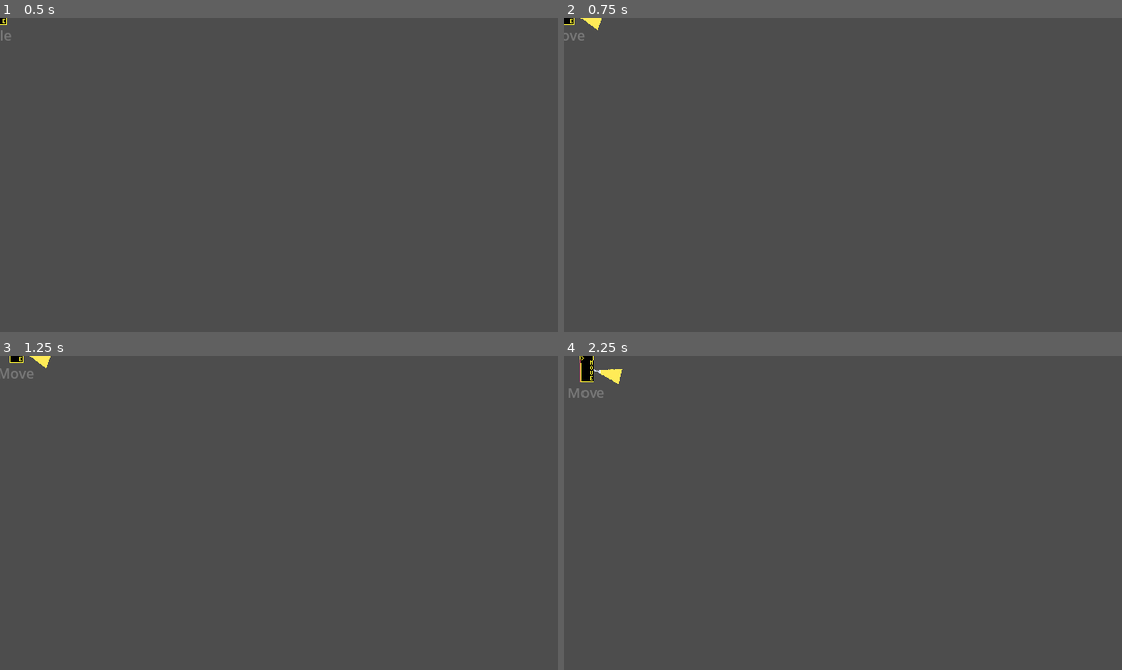
Above: before the commit, frames 1-4 (two rows, left to right).
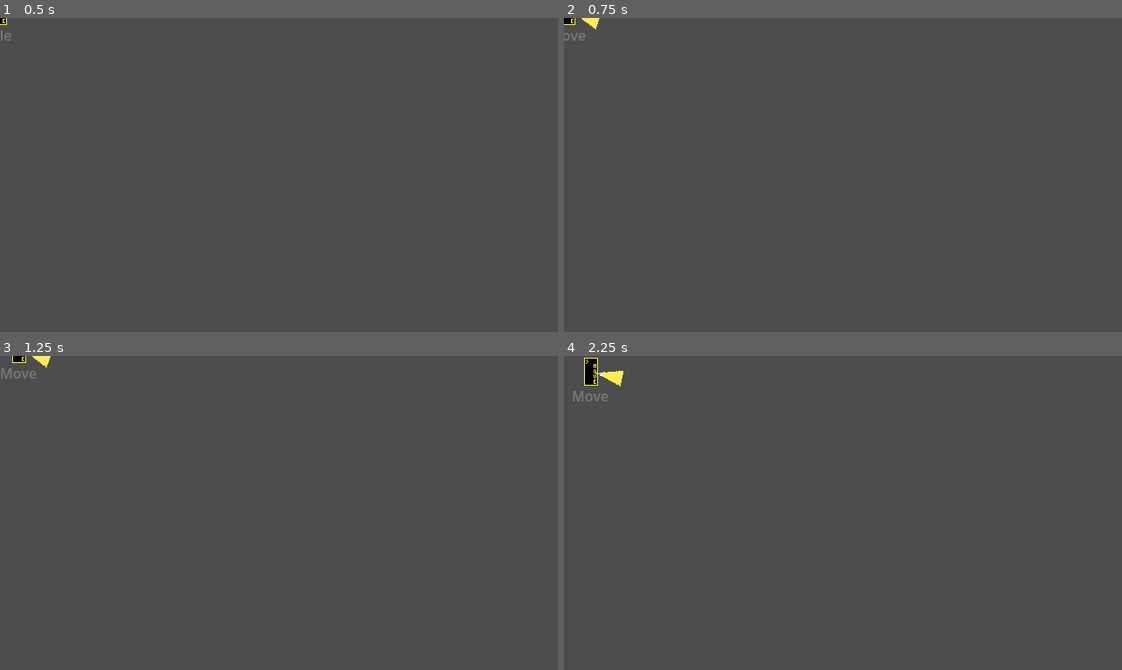
Above: after the commit, the same moments.

Repository: zibetnu/haunting-hijinx
Game: Godot game, scene res://src/player/hunter.tscn
The game is run twice, just before and just after one commit, with the same random seed, the same clock (stepped at 60 frames per second) and the same inputs. This scene is started directly instead of the project's main scene.
Inputs (mouse positions are in pixels of both pictures, inside the frame that each line leads up to):
- Up to frame 1 (0.5 s): no input
- Up to frame 2 (0.75 s): tap Enter at 0.5 s; move the mouse to (965, 159) at 0.52 s; press the mouse at (965, 159) at 0.53 s; hold D (move_right) from 0.53 s (still down)
- Up to frame 3 (1.25 s): keep holding D (move_right)
- Up to frame 4 (2.25 s): move the mouse to (731, 528) at 1.27 s; release D (move_right) at 1.28 s; release the mouse at (731, 528) at 1.28 s; hold S (move_down) 1.28-2.03 s; right-click (731, 528) at 1.35 s; move the mouse to (898, 443) at 2.02 s; press the mouse at (898, 443) at 2.03 s; hold D (move_right) from 2.03 s (still down)

Frame 1 is identical in both runs. In frame 2, less than 0.1% of the frame differs, in the area x 0-7%, y 0-8%; in frame 3, 0.1%; in frame 4, 0.4%, in the area x 0-11%, y 0-15%.

Commit message:
Bring balancing closer to original game

Diff:
--- a/src/drain_area/drain_area.tscn
+++ b/src/drain_area/drain_area.tscn
@@ -38,7 +38,7 @@
 
 [node name="Timer" type="Timer" parent="."]
 process_callback = 0
-wait_time = 2.5
+wait_time = 2.2
 autostart = true
 
 [connection signal="area_entered" from="." to="." method="_on_area_entered"]
--- a/src/player/ability/flashlight/flashlight.gd
+++ b/src/player/ability/flashlight/flashlight.gd
@@ -5,7 +5,7 @@
 const FLASHLIGHT_BODY_PERCENTAGE = 0.25
 
 @export var action_name: String
-@export var max_battery := 1800
+@export var max_battery := 2580
 @export var battery := max_battery:
 	set(value):
 		battery = clamp(value, 0, max_battery)
@@ -16,8 +16,10 @@
 		for raycast in $RayCasts.get_children():
 			raycast.target_position.x = _min_cast_length + MAX_CAST_LENGTH * percentage
 
-@export var low_percentage := 0.33
-@export var rotation_speed := PI / 60
+@export var low_percentage := 0.5
+@export var rotation_speed: float = (
+		2 * PI / ProjectSettings.get_setting("physics/common/physics_ticks_per_second")
+)
 @export var weak_to: DamageSource.Type
 
 var is_battery_low: bool:
@@ -80,7 +82,7 @@
 
 
 func _on_player_revived() -> void:
-	battery = max_battery
+	battery = max_battery * 0.75
 
 
 func _get_colliders(raycast: RayCast2D) -> Array[Object]:
--- a/src/player/ability/flashlight/flashlight.tscn
+++ b/src/player/ability/flashlight/flashlight.tscn
@@ -36,7 +36,7 @@
 
 [node name="Sprite2D" type="Sprite2D" parent="."]
 material = ExtResource("2_hyikt")
-position = Vector2(24, 0)
+position = Vector2(21, 0)
 scale = Vector2(0.5, 0.5)
 texture = ExtResource("3_l7kel")
 hframes = 2
@@ -48,15 +48,15 @@
 [node name="RayCasts" type="Node2D" parent="."]
 
 [node name="RayCast2D" type="RayCast2D" parent="RayCasts"]
-target_position = Vector2(16, 0)
+target_position = Vector2(13, 0)
 collision_mask = 9
 
 [node name="RayCast2D2" type="RayCast2D" parent="RayCasts"]
 rotation = -0.174533
-target_position = Vector2(16, 0)
+target_position = Vector2(13, 0)
 collision_mask = 9
 
 [node name="RayCast2D3" type="RayCast2D" parent="RayCasts"]
 rotation = 0.174533
-target_position = Vector2(16, 0)
+target_position = Vector2(13, 0)
 collision_mask = 9
--- a/src/player/damage_handler/revivable/revivable.gd
+++ b/src/player/damage_handler/revivable/revivable.gd
@@ -4,7 +4,7 @@
 @export var player: Player
 @export var revived_state: State
 @export var revives_with: DamageSource.Type
-@export var max_progress := 600
+@export var max_progress := 720
 
 
 var _progress := 0:
--- a/src/player/ghost.tscn
+++ b/src/player/ghost.tscn
@@ -27,7 +27,7 @@
 controller = NodePath("Controllers/Synced")
 costume = NodePath("YSort/PlaceholderCostume")
 max_health = 600
-move_speed = 50
+move_speed = 46
 
 [node name="Abilities" type="Node2D" parent="." index="4"]
 
@@ -194,7 +194,7 @@
 
 [node name="Sprint" parent="StateMachine" index="3" node_paths=PackedStringArray("idle_state", "damage_handler") instance=ExtResource("2_jq5ho")]
 idle_state = NodePath("../Idle")
-speed_multiplier = 1.8
+speed_multiplier = 1.33
 damage_handler = NodePath("../../DamageHandlers/Stunnable")
 
 [node name="Summon" parent="StateMachine" index="4" node_paths=PackedStringArray("exit_state", "damage_handler") instance=ExtResource("3_n6o1l")]
@@ -217,7 +217,6 @@
 
 [node name="Grab" parent="StateMachine" index="8" node_paths=PackedStringArray("exit_state", "damage_handler") instance=ExtResource("5_gv08g")]
 exit_state = NodePath("../Panic")
-state_time = 2.0
 damage_handler = NodePath("../../DamageHandlers/Stunnable")
 
 [node name="PlaceholderCostume" parent="YSort" index="0" instance=ExtResource("20_mg6na")]
--- a/src/player/hunter.tscn
+++ b/src/player/hunter.tscn
@@ -21,7 +21,7 @@
 collision_mask = 23
 controller = NodePath("Controllers/Synced")
 costume = NodePath("YSort/PlaceholderCostume")
-move_speed = 30
+move_speed = 35
 
 [node name="Abilities" type="Node2D" parent="." index="4"]
 
--- a/src/player/state_machine/state/timed_state/panic/panic.tscn
+++ b/src/player/state_machine/state/timed_state/panic/panic.tscn
@@ -5,5 +5,5 @@
 
 [node name="Panic" instance=ExtResource("1_iies4")]
 script = ExtResource("1_6mlou")
-speed_multiplier = 1.5
+speed_multiplier = 1.66
 state_time = 3.0
Not shown: 1 places in src/player/ghost.tscn that only renumber resources
